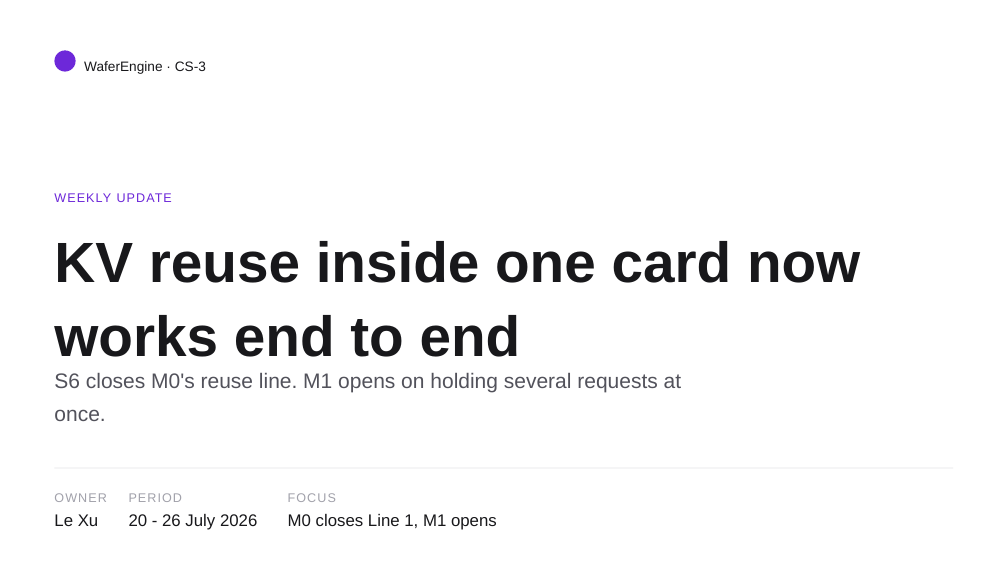
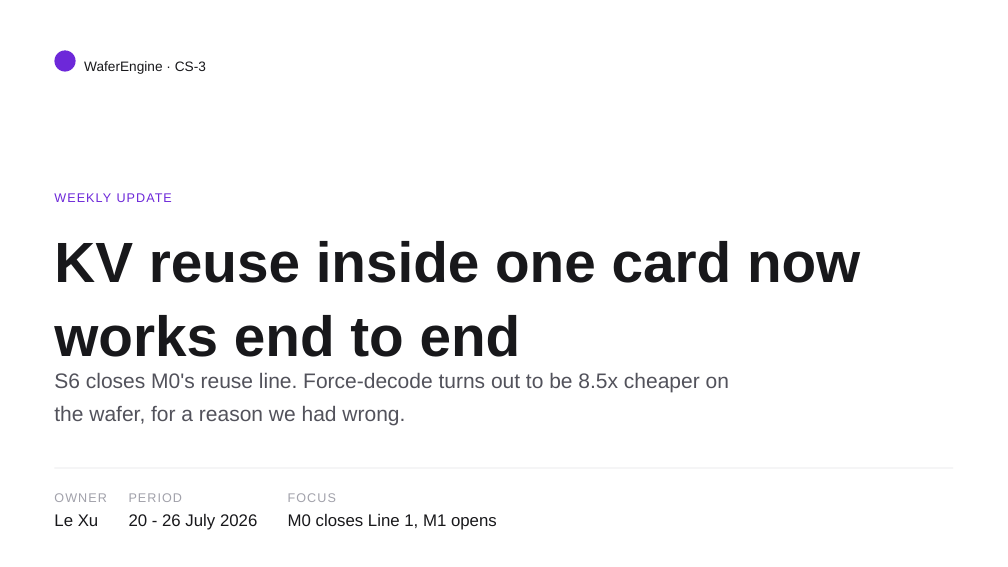
Before and after one commit to happyandslow/agent-memory, a slide deck: slide 1 of projects/WaferEngine-staging/meetings/2026-07-26.pptx. Drawn at 1008x567 pixels with LibreOffice and Linux fonts; fonts in the diff are those of the drawing. Boxes give left, top, right and bottom in pixels: in the first picture for what was removed or moved away, otherwise in the second. Text is boxed around its words. In the diff, an @@ line names an element or a change of style, - is before the commit and + after.

```diff
--- a/projects/WaferEngine-staging/meetings/2026-07-26.pptx
+++ b/projects/WaferEngine-staging/meetings/2026-07-26.pptx
@@ text at (54, 373, 729, 426): text changed @@
-S6 closes M0's reuse line. M1 opens on holding several requests at once.
+S6 closes M0's reuse line. Force-decode turns out to be 8.5x cheaper on the wafer, for a reason we had wrong.
```
Also in this commit, not shown: 5 other slides changed, 2 slides added, 2 slides removed, 5 other files.
